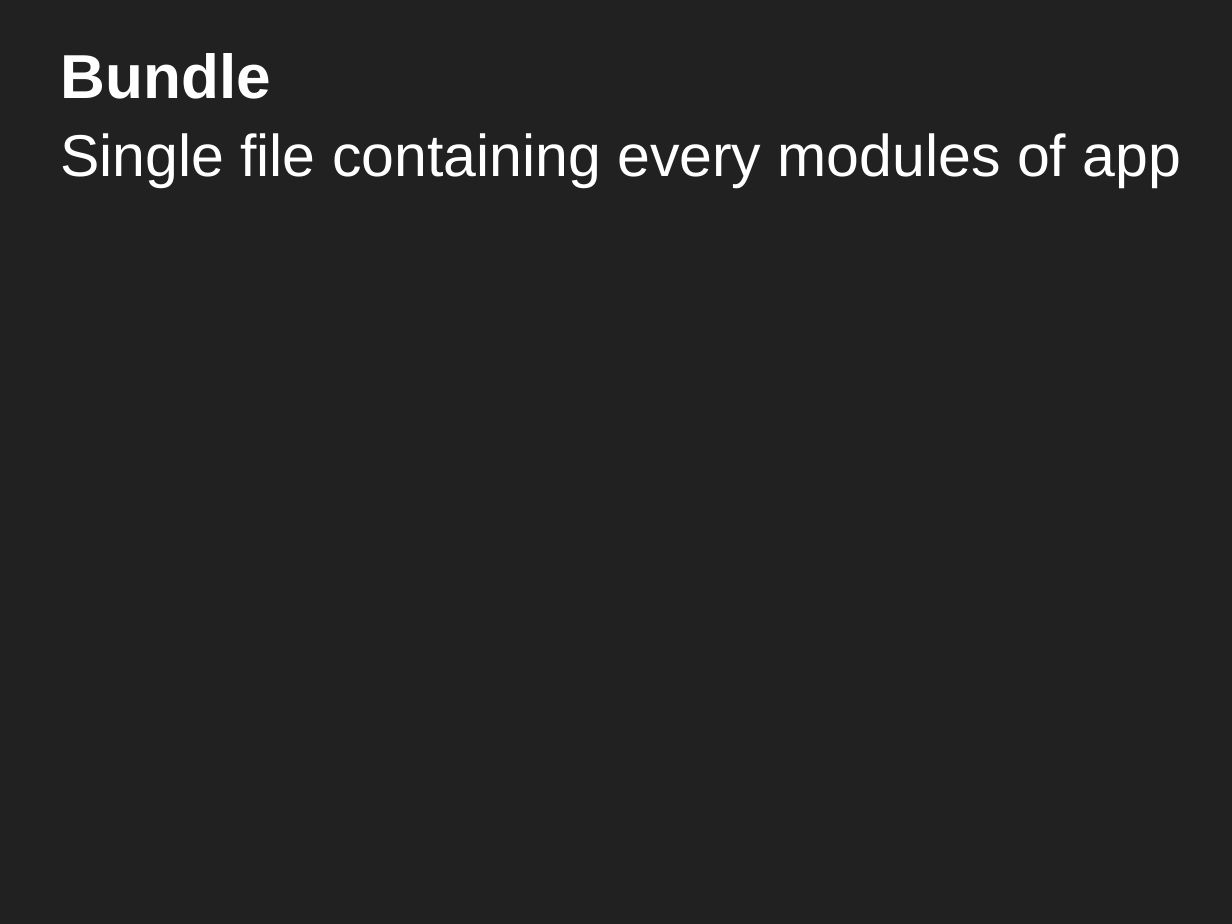
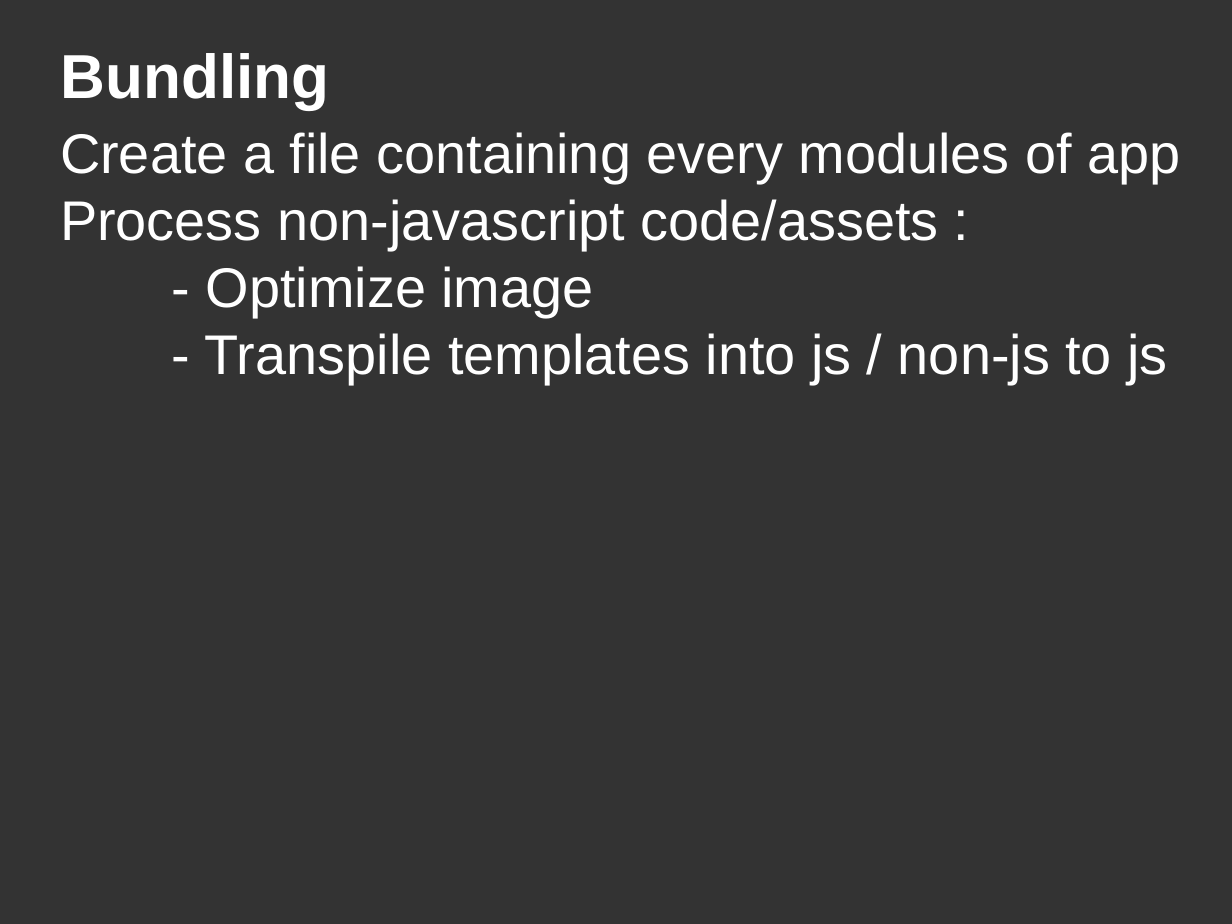
Before and after one commit to DanYellow/misc-tests, a slide deck: slide 13 of webpack-presentation-examples/webpack-presentation.odp. Drawn at 1232x924 pixels with LibreOffice and Linux fonts; fonts in the diff are those of the drawing. Boxes give left, top, right and bottom in pixels: in the first picture for what was removed or moved away, otherwise in the second. Text is boxed around its words. In the diff, an @@ line names an element or a change of style, - is before the commit and + after.

```diff
--- a/webpack-presentation-examples/webpack-presentation.odp
+++ b/webpack-presentation-examples/webpack-presentation.odp
@@ background #212121 to #333333 @@
@@ title at <box>61,53,329,110</box>: text changed @@
-Bundle
+Bundling
@@ title at <box>60,132,1180,384</box>: text changed; size 38 to 36 pt @@
-Single file containing every modules of app
+Create a file containing every modules of app
+Process non-javascript code/assets :
+- Optimize image
+- Transpile templates into js / non-js to js
```
Also in this commit, not shown: 41 other slides changed, 6 slides added, 2 slides removed, 17 other files.
